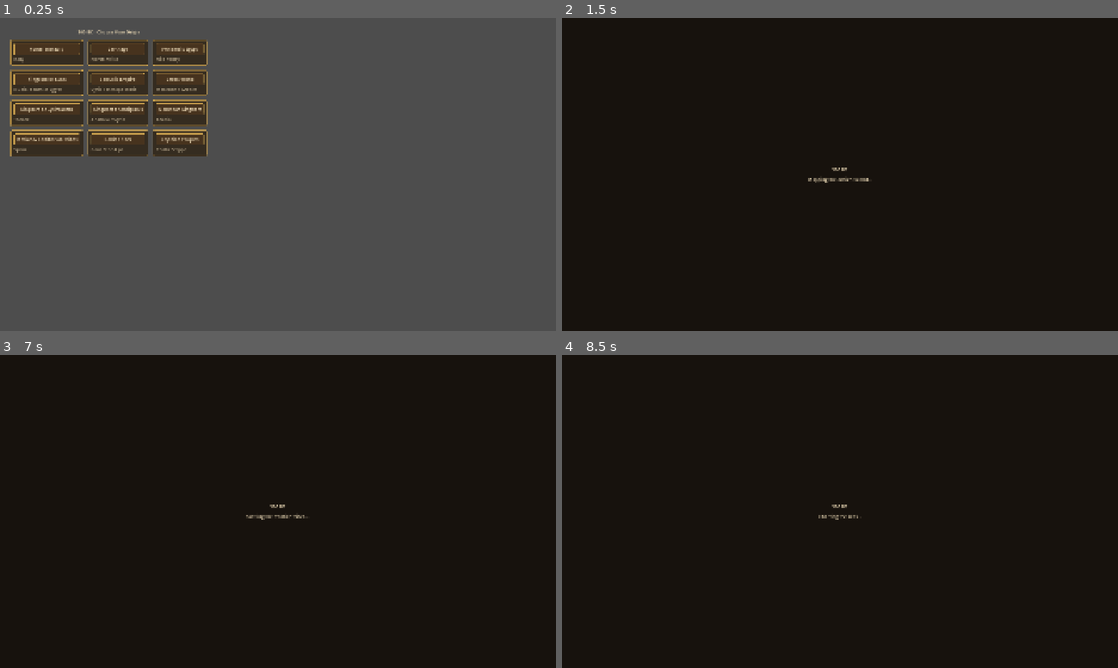
Above: before the commit, frames 1-4 (two rows, left to right).
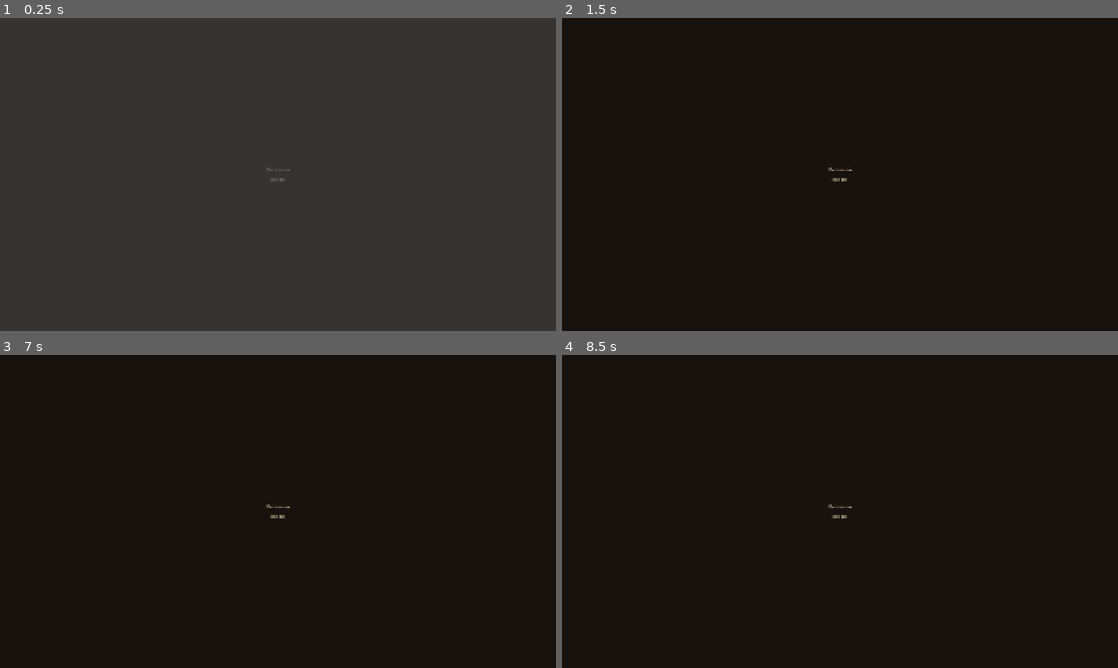
Above: after the commit, the same moments.

Repository: supa-bit/Facsimilia
Game: Godot game, scene res://scenes/Main.tscn
Same seed, same stepped clock (60 frames per second), same inputs: the game is played once before the commit and once after it.
Inputs (mouse positions are in pixels of both pictures, inside the frame that each line leads up to):
- Up to frame 1 (0.25 s): no input
- Up to frame 2 (1.5 s): click (606, 49) at 0.5 s, where only the run before the commit has a clickable "Rome (default)"; tap Enter at 1.25 s; move the mouse to (962, 158) at 1.27 s; click (962, 158) at 1.42 s
- Up to frame 3 (7 s): tap Space at 2, 3.5, 5 s; drag from (166, 527) to (250, 574) at 2.02 s; tap Enter at 2.75, 4.25 s; move the mouse to (333, 442) at 2.77 s; click (333, 442) at 2.92 s; drag from (250, 574) to (111, 464) at 3.52 s; move the mouse to (444, 558) at 4.27 s; click (444, 558) at 4.42 s; drag from (111, 464) to (194, 433) at 5.02 s; move the mouse to (305, 511) at 5.77 s; click (305, 511) at 5.92 s; drag from (194, 433) to (166, 527) at 6.52 s
- Up to frame 4 (8.5 s): move the mouse to (962, 495) at 7.27 s; click (962, 495) at 7.42 s; drag from (728, 527) to (812, 574) at 8.02 s

The runs differ from the first frame. In frame 1, 92% of the frame differs, in the area x 0-100%, y 0-100%; in frame 2, 0.1%; in frame 3, 0.1%; in frame 4, less than 0.1%.

Commit message:
Split into two loading screens; add real diagnostics for click bug
Loading screen restructure (unified into one _run_loading_screen
helper taking a title, status text, minimum duration, and an optional
Callable of real work to await):

- Intro screen (45s minimum): fires immediately in game_root._ready(),
  before civ-select appears. No real background work to await at that
  point, so it's a themed, timed transition rather than masking actual
  loading.
- Region screen (20s minimum): fires after picking a civ, awaiting
  map_view.generate_world() - this is the one doing real work.

Click-offset bug: the DPI/stretch-mode fix from the previous commit
was reported as not resolved, so rather than guess a third cause,
civ_select.gd now prints real diagnostics instead - each button's
actual global_rect() after layout settles (call_deferred, so it's
post-layout not a stale guess), the viewport/window size, and the
position of every click, whether it hits a button or lands on empty
background. Next repro should be checked against the Output panel
instead of guessed at again.

Co-Authored-By: Claude Sonnet 5 <noreply@anthropic.com>

Diff:
--- a/scripts/ui/civ_select.gd
+++ b/scripts/ui/civ_select.gd
@@ -33,7 +33,10 @@
 ]
 const DEFAULT_KEY := "rome"
 
+var _debug_buttons: Array[Button] = []
+
 func _ready() -> void:
+	mouse_filter = Control.MOUSE_FILTER_STOP
 	set_anchors_preset(Control.PRESET_FULL_RECT)
 
 	var bg := ColorRect.new()
@@ -79,6 +82,32 @@
 		vbox.add_child(region_label)
 
 		grid.add_child(panel)
+		_debug_buttons.append(button)
+
+	# Layout (container sizing/positioning) isn't finalized the instant
+	# these nodes are added - call_deferred runs this after the engine
+	# has processed at least one layout pass, so the printed rects
+	# reflect where things actually end up, not a stale pre-layout guess.
+	call_deferred("_debug_print_layout")
+
+func _debug_print_layout() -> void:
+	print("=== CivSelect click-offset diagnostics ===")
+	print("viewport size: ", get_viewport_rect().size, "  window size: ", DisplayServer.window_get_size())
+	print("CivSelect global rect: ", get_global_rect())
+	for b in _debug_buttons:
+		print(b.text, " -> global_rect=", b.get_global_rect())
+	print("Click anywhere on this screen now - each click will print its position below for comparison.")
+
+# Fires for any click that lands on this Control and isn't consumed by
+# a child first (e.g. a click that MISSES every button, landing on
+# empty background) - exactly the case we need to see to measure the
+# offset the user is describing.
+func _gui_input(event: InputEvent) -> void:
+	if event is InputEventMouseButton and event.pressed:
+		print("CLICK (missed all buttons) at position=", event.position,
+			" global_position=", event.global_position,
+			" get_global_mouse_position()=", get_global_mouse_position())
 
 func _on_civ_button_pressed(civ_key: String) -> void:
+	print("BUTTON HIT: ", civ_key, " at get_global_mouse_position()=", get_global_mouse_position())
 	civ_chosen.emit(civ_key)
--- a/scripts/world/game_root.gd
+++ b/scripts/world/game_root.gd
@@ -5,7 +5,8 @@
 const MapViewScript := preload("res://scripts/world/map_view.gd")
 const ThemeAncient := preload("res://scripts/ui/theme_ancient.gd")
 
-const MIN_LOADING_SECONDS := 45.0
+const INTRO_MIN_SECONDS := 45.0   # shown immediately at game start, before civ-select
+const REGION_MIN_SECONDS := 20.0  # shown after picking a civ, while that region generates
 const FADE_SECONDS := 0.6
 
 var map_view: Node2D
@@ -18,6 +19,11 @@
 func _ready() -> void:
 	ui_layer = CanvasLayer.new()
 	add_child(ui_layer)
+
+	# Intro screen: no real background work to await (nothing needs
+	# loading yet at this point), so this is just a themed, timed
+	# transition before the civ-select screen appears.
+	await _run_loading_screen("Facsimilia", "300 BC", INTRO_MIN_SECONDS, Callable())
 
 	civ_select = CivSelectScene.instantiate()
 	civ_select.theme = ThemeAncient.build()
@@ -33,15 +39,8 @@
 	map_view.set_player_civ(civ_key)
 	map_view.loading_status_changed.connect(_on_loading_status_changed)
 
-	await _show_loading_screen()
-
-	var start_ms := Time.get_ticks_msec()
-	await map_view.generate_world()
-	var elapsed_sec := (Time.get_ticks_msec() - start_ms) / 1000.0
-	if elapsed_sec < MIN_LOADING_SECONDS:
-		await get_tree().create_timer(MIN_LOADING_SECONDS - elapsed_sec).timeout
-
-	await _hide_loading_screen()
+	await _run_loading_screen("300 BC", "Preparing the ancient world...",
+		REGION_MIN_SECONDS, map_view.generate_world)
 
 	hud = HudScene.instantiate()
 	hud.theme = ThemeAncient.build()
@@ -54,14 +53,16 @@
 	if loading_label:
 		loading_label.text = text
 
-# Held for a minimum of MIN_LOADING_SECONDS regardless of actual load
-# time (world generation is usually well under that, but the fixed
-# floor avoids a jarring flash-then-gone screen and gives the fade
-# in/out room to actually read as a transition). mouse_filter = STOP
-# on the root blocks all clicks to whatever's behind it while up -
-# world generation is chunked/yielded so the app stays responsive
-# during this time, it's just intentionally not interactive yet.
-func _show_loading_screen() -> void:
+# Shared by both loading screens (intro and per-region). Fades in,
+# optionally awaits real background work (work_fn - a Callable like
+# map_view.generate_world; pass an invalid/empty Callable for a screen
+# with nothing to await, e.g. the intro), holds for at least
+# min_seconds total regardless of how long that work took, fades out.
+# mouse_filter = STOP on the root blocks all clicks to whatever's
+# behind it while up - world generation is chunked/yielded so the app
+# stays responsive during this time, it's just intentionally not
+# interactive yet.
+func _run_loading_screen(title_text: String, status_text: String, min_seconds: float, work_fn: Callable) -> void:
 	loading_screen = Control.new()
 	loading_screen.set_anchors_preset(Control.PRESET_FULL_RECT)
 	loading_screen.mouse_filter = Control.MOUSE_FILTER_STOP
@@ -82,25 +83,31 @@
 	center.add_child(vbox)
 
 	var title := Label.new()
-	title.text = "300 BC"
+	title.text = title_text
 	title.horizontal_alignment = HORIZONTAL_ALIGNMENT_CENTER
 	vbox.add_child(title)
 
 	loading_label = Label.new()
-	loading_label.text = "Preparing the ancient world..."
+	loading_label.text = status_text
 	loading_label.horizontal_alignment = HORIZONTAL_ALIGNMENT_CENTER
 	vbox.add_child(loading_label)
 
 	ui_layer.add_child(loading_screen)
 
-	var tween := create_tween()
-	tween.tween_property(loading_screen, "modulate:a", 1.0, FADE_SECONDS)
-	await tween.finished
+	var fade_in := create_tween()
+	fade_in.tween_property(loading_screen, "modulate:a", 1.0, FADE_SECONDS)
+	await fade_in.finished
 
-func _hide_loading_screen() -> void:
-	var tween := create_tween()
-	tween.tween_property(loading_screen, "modulate:a", 0.0, FADE_SECONDS)
-	await tween.finished
+	var start_ms := Time.get_ticks_msec()
+	if work_fn.is_valid():
+		await work_fn.call()
+	var elapsed_sec := (Time.get_ticks_msec() - start_ms) / 1000.0
+	if elapsed_sec < min_seconds:
+		await get_tree().create_timer(min_seconds - elapsed_sec).timeout
+
+	var fade_out := create_tween()
+	fade_out.tween_property(loading_screen, "modulate:a", 0.0, FADE_SECONDS)
+	await fade_out.finished
 	loading_screen.queue_free()
 	loading_screen = null
 	loading_label = null
